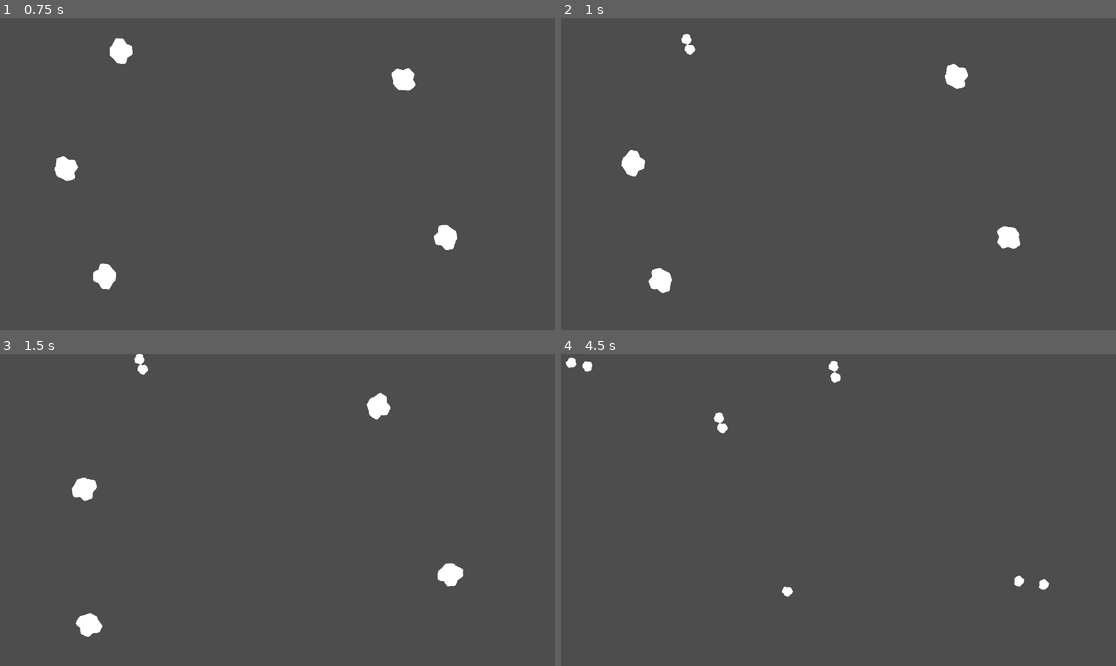
Above: before the commit, frames 1-4 (two rows, left to right).
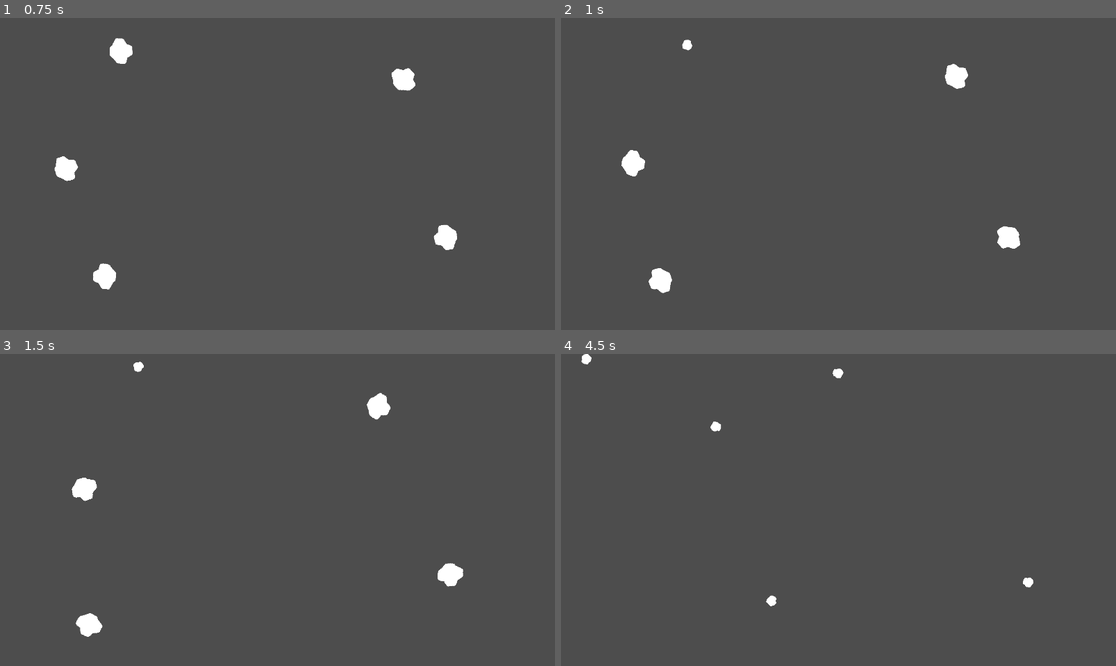
Above: after the commit, the same moments.

Repository: JustinRyanH/1bit_space
Game: Godot game, scene res://scenes/demo.tscn
Two runs of this game, one before a commit and one after it. Both use one fixed random seed, a clock stepped at 60 frames per second and the inputs below.
Inputs (mouse positions are in pixels of both pictures, inside the frame that each line leads up to):
- Up to frame 1 (0.75 s): tap Enter at 0.5 s; move the mouse to (116, 58) at 0.52 s; press the mouse at (116, 58) at 0.53 s; hold D (Rotate Right) from 0.53 s (still down)
- Up to frame 2 (1 s): keep holding D (Rotate Right)
- Up to frame 3 (1.5 s): move the mouse to (449, 575) at 1.27 s; release D (Rotate Right) at 1.28 s; release the mouse at (449, 575) at 1.28 s; hold A (Rotate Left) from 1.28 s (still down); tap Enter at 1.35 s; click (449, 575) at 1.42 s
- Up to frame 4 (4.5 s): move the mouse to (638, 634) at 2.02 s; release A (Rotate Left) at 2.03 s; hold D (Rotate Right) 2.03-2.78 s; tap F at 2.1, 4.35 s; click (638, 634) at 2.17 s; move the mouse to (677, 463) at 2.77 s; hold W (Accelerate) 2.78-3.53 s; click (677, 463) at 2.85 s; move the mouse to (871, 385) at 3.52 s; hold A (Rotate Left) from 3.53 s (still down); tap Enter at 3.6 s; click (871, 385) at 3.67 s; move the mouse to (783, 597) at 4.27 s; click (783, 597) at 4.42 s

Frame 1 is identical in both runs. In frame 2, less than 0.1% of the frame differs, in the area x 21-25%, y 5-12%; in frame 3, 0.1%; in frame 4, 0.6%, in the area x 0-88%, y 0-81%.

Commit message:
asteroid will decide how the children are spwaned

Diff:
--- a/resources/asteroid_spawn_bus.gd
+++ b/resources/asteroid_spawn_bus.gd
@@ -1,5 +1,5 @@
 class_name AsteroidSpawnBus
 extends Resource
 
-signal spawn_asteroid(scene: PackedScene, location: Vector2, direction: Vector2, count: int)
+signal spawn_asteroids(scene: PackedScene, location: Vector2, direction: Vector2, count: int)
 signal completely_destroyed()
--- a/scenes/asteroid/asteroid.gd
+++ b/scenes/asteroid/asteroid.gd
@@ -41,7 +41,7 @@
 
 func destroy_asteroid() -> void:
 	if next_size:
-		asteroid_spawn_bus.spawn_asteroid.emit(next_size, position, linear_velocity * 1.25, 2)
+		asteroid_spawn_bus.spawn_asteroids.emit(next_size, position, linear_velocity)
 	else:
 		asteroid_spawn_bus.completely_destroyed.emit()
 	queue_free()
--- a/systems/asteroid_manager.gd
+++ b/systems/asteroid_manager.gd
@@ -19,24 +19,15 @@
 
 
 func _ready() -> void:
-	asteroid_spawn_bus.spawn_asteroid.connect(spawn_sub_asteroid)
+	asteroid_spawn_bus.spawn_asteroids.connect(spawn_sub_asteroid)
 	asteroid_spawn_bus.completely_destroyed.connect(spawn_new_asteroid)
 	randmize_asteroid_directions()
 
-func spawn_sub_asteroid(scene: PackedScene, location: Vector2, velocity: Vector2, count: int) -> void:
-	var start = -(count / 2)
-	var angle = (PI / 8)
-	var length = velocity.length()
-	var initial_direction = velocity.normalized();
-	for i in range(start, (count / 2) + 1):
-		if i == 0: continue
-		var new_direction = initial_direction.rotated(i * angle)
-		var new_velocity = new_direction * length
-
-		var node = scene.instantiate() as Asteroid
-		node.position = location
-		node.linear_velocity = new_velocity
-		add_child(node)
+func spawn_sub_asteroid(scene: PackedScene, location: Vector2, velocity: Vector2) -> void:
+	var node = scene.instantiate() as Asteroid
+	node.position = location
+	node.linear_velocity = velocity
+	add_child(node)
 
 func spawn_new_asteroid() -> void:
 	var total_children = get_child_count()
